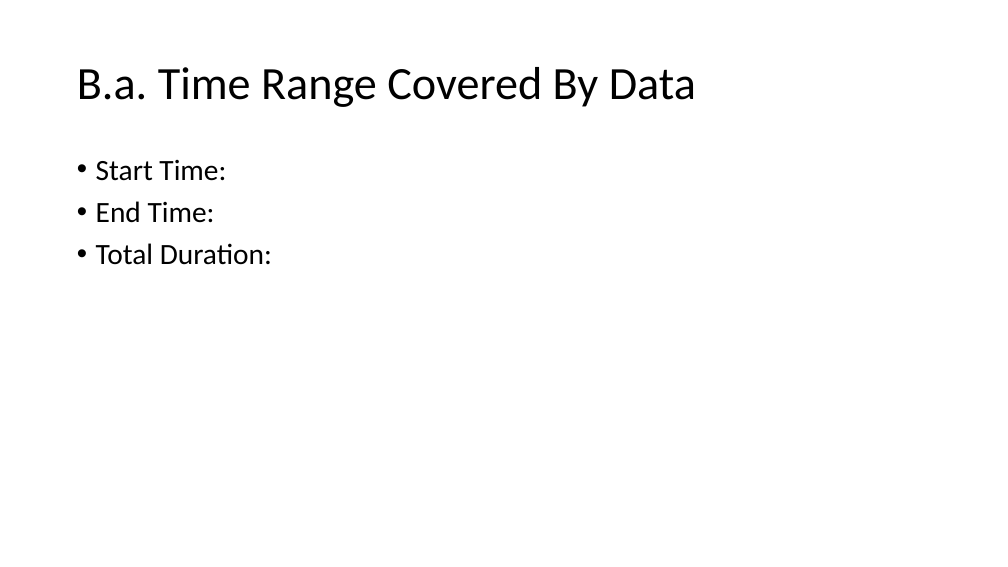
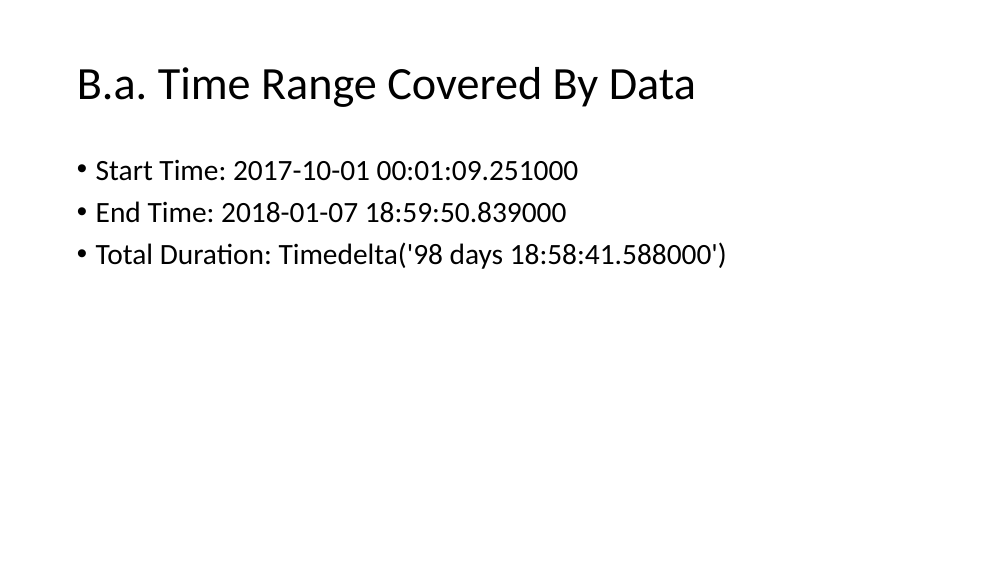
Before and after one commit to gowthamkuntumalla/ECE498_DataScienceAnalytics_HW, a slide deck: slide 3 of HW1/HW1_template.pptx. Drawn at 1008x567 pixels with LibreOffice and Linux fonts; fonts in the diff are those of the drawing. Boxes give left, top, right and bottom in pixels: in the first picture for what was removed or moved away, otherwise in the second. Text is boxed around its words. In the diff, an @@ line names an element or a change of style, - is before the commit and + after.

```diff
--- a/HW1/HW1_template.pptx
+++ b/HW1/HW1_template.pptx
@@ text at bbox=[96, 160, 727, 269]: text changed @@
-• Start Time:
-• End Time:
-• Total Duration:
+• Start Time: 2017-10-01 00:01:09.251000
+• End Time: 2018-01-07 18:59:50.839000
+• Total Duration: Timedelta('98 days 18:58:41.588000')
```
Also in this commit, not shown: 7 other slides changed, 1 slide added, 1 slide removed, 4 other files.
